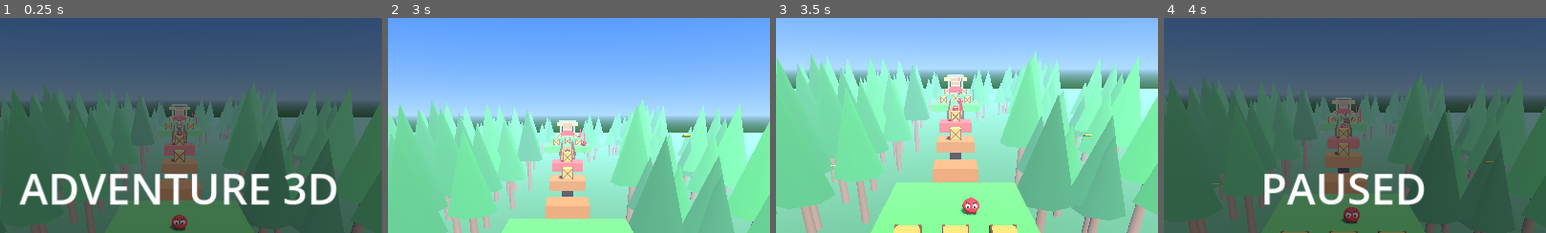
Above: before the commit, frames 1-4 (left to right).
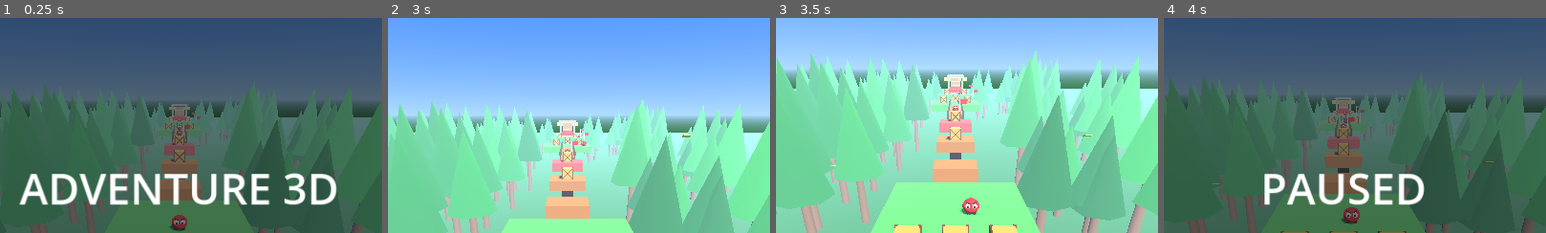
Above: after the commit, the same moments.

Repository: ksomealmlk-create/Adventure3D
Game: Godot game, scene res://main.tscn
The game is run twice, just before and just after one commit, with the same random seed, the same clock (stepped at 60 frames per second) and the same inputs.
Inputs:
- Up to frame 1 (0.25 s): no input
- Up to frame 2 (3 s): click "START" at 0.5 s; click "II" at 1.25 s; click "HD" at 2 s; click "RESUME" at 2.75 s
- Up to frame 3 (3.5 s): no input
- Up to frame 4 (4 s): click "II" at 3.5 s
The pictures show only the part of the screen within x 26-76%, y 0-50%; the shares and areas given below are measured in that part.

The runs differ from the first frame. In frame 1, less than 0.1% of the frame differs, in the area x 48-53%, y 44-55%; in frame 2, less than 0.1%; in frame 3, 0.1%, in the area x 47-53%, y 27-44%; in frame 4, less than 0.1%.

Commit message:
checkpoint flag

Diff:
--- a/main.gd
+++ b/main.gd
@@ -542,7 +542,7 @@
 	add_child(en)
 	enemies.append(en)
 
-func _checkpoint(spot: Vector3, flag_pos: Vector3) -> void:
+func _checkpoint_old(spot: Vector3, flag_pos: Vector3) -> void:
 	var mi := MeshInstance3D.new()
 	var bm := BoxMesh.new()
 	bm.size = Vector3(0.15, 2.0, 0.15)
@@ -774,3 +774,22 @@
 	p2.rotation.z = -0.785
 	c.add_child(p2)
 	crates.append(c)
+
+func _checkpoint(spot: Vector3, flag_pos: Vector3) -> void:
+	var root := Node3D.new()
+	root.position = flag_pos
+	root.add_child(_mesh(Vector3(0.12, 2.2, 0.12), Color(0.85, 0.85, 0.85), Vector3.ZERO))
+	root.add_child(_mesh(Vector3(0.6, 0.15, 0.6), Color(0.4, 0.4, 0.45), Vector3(0, -1.1, 0)))
+	var mat := StandardMaterial3D.new()
+	mat.albedo_color = Color(0.9, 0.1, 0.1)
+	var cloth := MeshInstance3D.new()
+	var bm := BoxMesh.new()
+	bm.size = Vector3(0.7, 0.45, 0.05)
+	bm.material = mat
+	cloth.mesh = bm
+	cloth.position = Vector3(0.4, 0.8, 0)
+	root.add_child(cloth)
+	add_child(root)
+	cps.append(spot)
+	cp_mats.append(mat)
+	cp_done.append(false)
